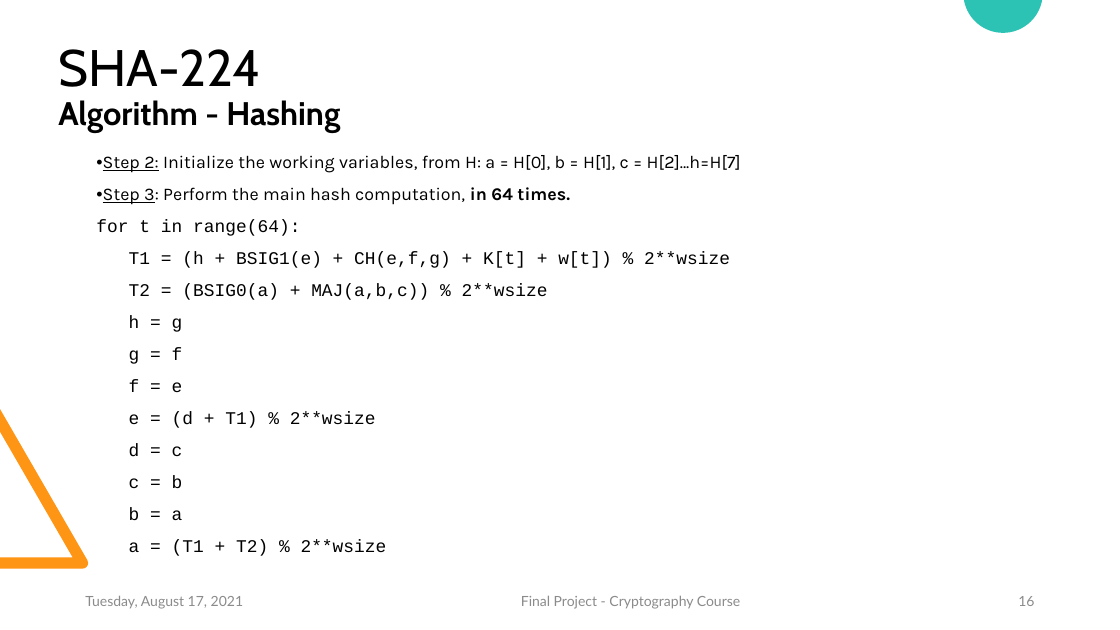
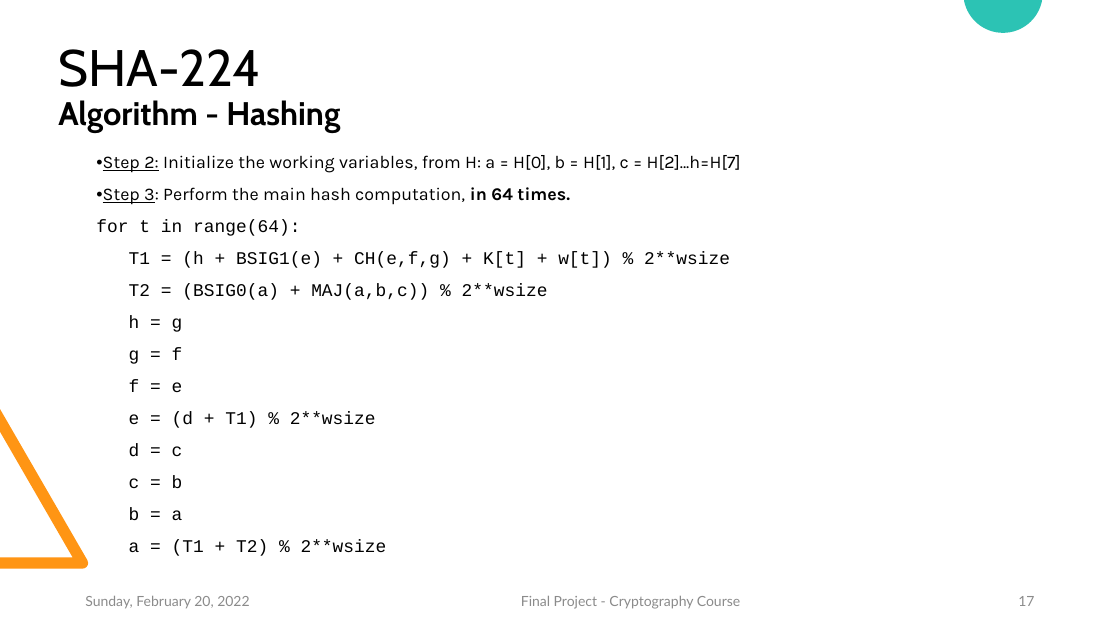
Before and after one commit to ldtanh/HCMUS-UCBL1.Master.Cryptography.SHA224-HMAC-HKDF, a slide deck: slide 17 of ppt.pptx (slide 16 before the commit). Drawn at 1120x630 pixels with LibreOffice and Linux fonts; fonts in the diff are those of the drawing. Boxes give left, top, right and bottom in pixels: in the first picture for what was removed or moved away, otherwise in the second. Text is boxed around its words. In the diff, an @@ line names an element or a change of style, - is before the commit and + after.

```diff
--- a/ppt.pptx
+++ b/ppt.pptx
@@ text at (85,596,249,609): text changed @@
-Tuesday, August 17, 2021
+Sunday, February 20, 2022
@@ page number at (1018,596,1034,606): text changed @@
-16
+17
```
Also in this commit, not shown: 44 other slides changed, 1 slide added, 1 other file.
